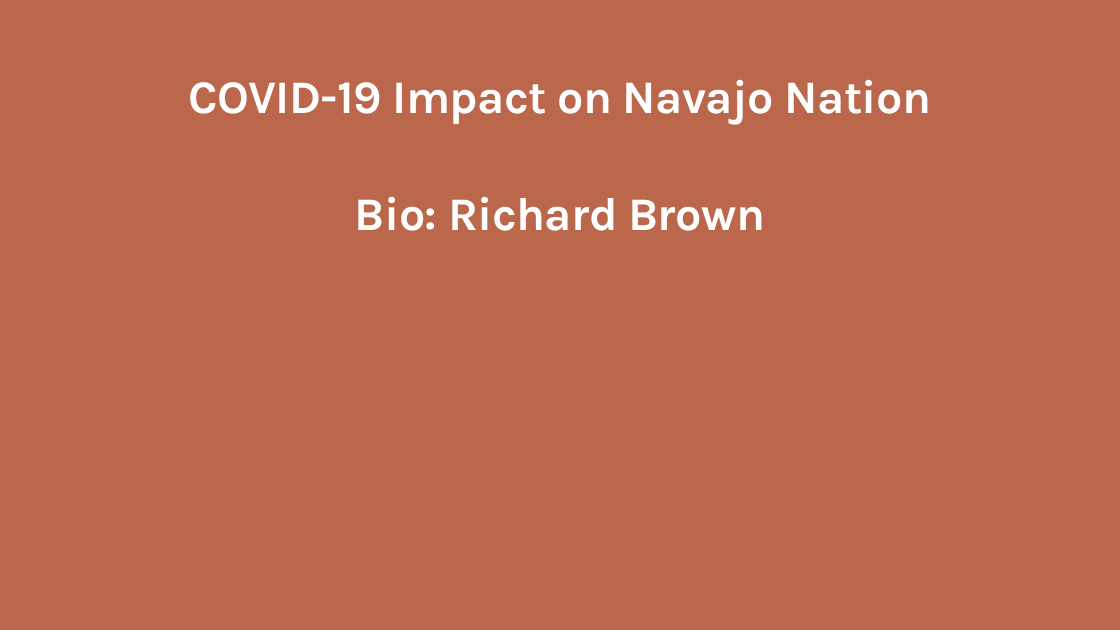
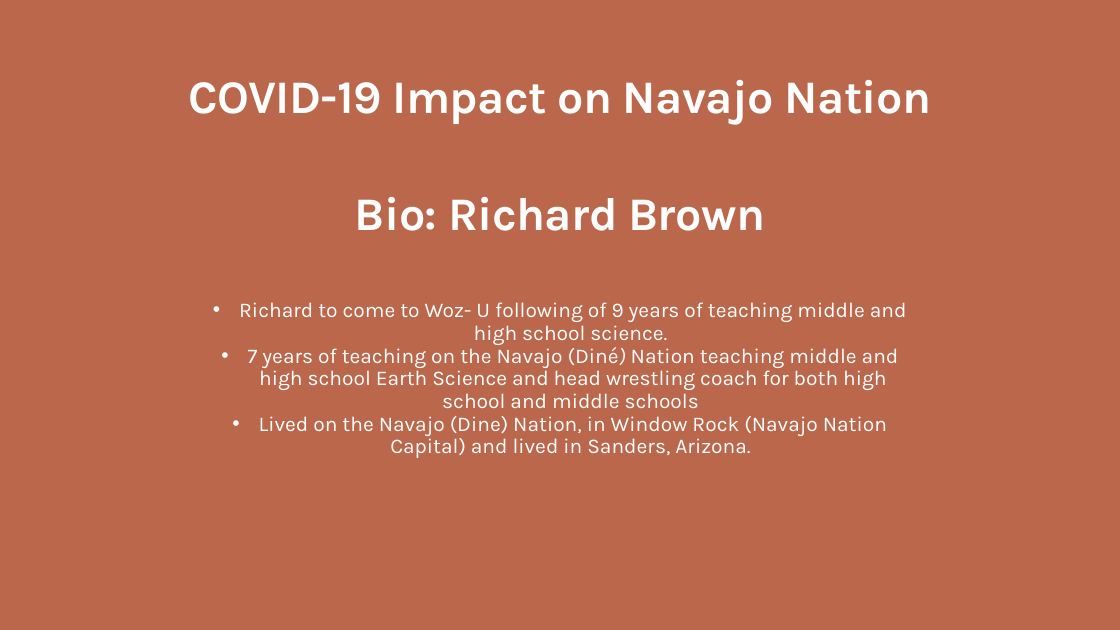
Before and after one commit to CCostenbader/Covid-19-effects-on-the-Navajo-Nation-Indian-Tribe, a slide deck: slide 4 of FinalPP.pptx. Drawn at 1120x630 pixels with LibreOffice and Linux fonts; fonts in the diff are those of the drawing; background and template pictures are left out. Boxes give left, top, right and bottom in pixels: in the first picture for what was removed or moved away, otherwise in the second. Text is boxed around its words. In the diff, an @@ line names an element or a change of style, - is before the commit and + after.

Commit message:
Add Richard Bio information on the Navajo and the impact of COVID

```diff
--- a/FinalPP.pptx
+++ b/FinalPP.pptx
@@ text added at box(239, 302, 907, 458), 18 pt, text #FFFFFF @@
+• Richard to come to Woz- U following of 9 years of teaching middle and high school science.
+• 7 years of teaching on the Navajo (Diné) Nation teaching middle and high school Earth Science and head wrestling coach for both high school and middle schools
+• Lived on the Navajo (Dine) Nation, in Window Rock (Navajo Nation Capital) and lived in Sanders, Arizona.
```
Also in this commit, not shown: 2 other slides changed.
